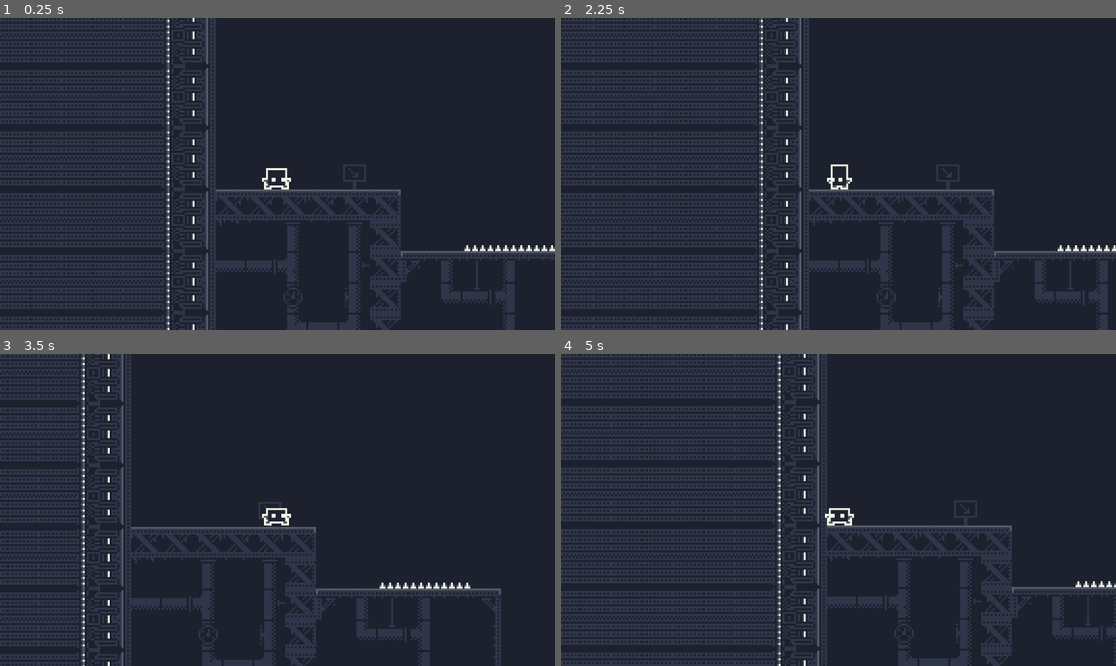
Above: before the commit, frames 1-4 (two rows, left to right).
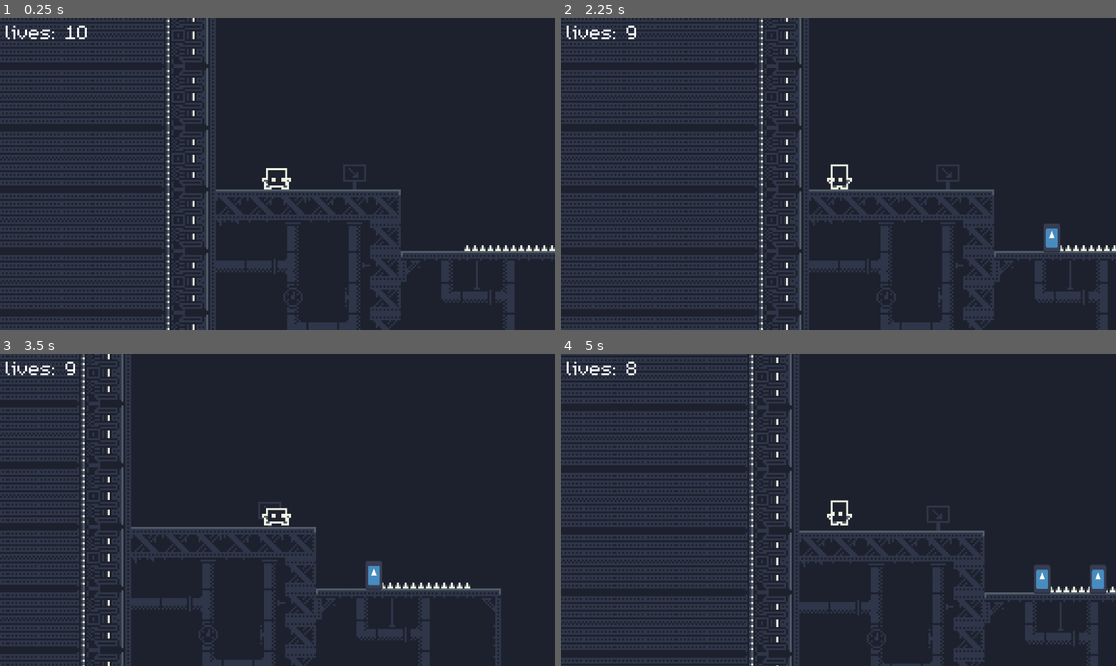
Above: after the commit, the same moments.

Repository: ArcaEge/daydream-game
Game: Godot game, scene res://level1.tscn
Two runs of this game, one before a commit and one after it. Both use one fixed random seed, a clock stepped at 60 frames per second and the inputs below. The engine's default icon, where the game draws it, is replaced by a stand-in: a white triangle on a blue panel in a dark square.
Inputs:
- Up to frame 1 (0.25 s): no input
- Up to frame 2 (2.25 s): hold D (Right) 0.53-2.03 s; tap Space (Jump) at 0.77, 1.52 s; hold A (Left) from 2.03 s (still down)
- Up to frame 3 (3.5 s): release A (Left) at 2.78 s; hold D (Right) from 2.78 s (still down); tap Space (Jump) at 3.02 s
- Up to frame 4 (5 s): tap Space (Jump) at 3.77, 4.52 s; release D (Right) at 4.28 s; hold A (Left) from 4.28 s (still down)

The runs differ from the first frame. In frame 1, 0.2% of the frame differs, in the area x 1-16%, y 2-7%; in frame 2, 0.4%; in frame 3, 0.5%; in frame 4, 28%, in the area x 0-100%, y 0-100%.

Commit message:
Added ghost yay

Diff:
--- /dev/null
+++ b/ghost.tscn
@@ -0,0 +1,21 @@
+[gd_scene load_steps=3 format=3 uid="uid://ue4jnyybci38"]
+
+[ext_resource type="Texture2D" uid="uid://dvbynkwn01i8w" path="res://icon.svg" id="1_v5pp4"]
+
+[sub_resource type="RectangleShape2D" id="RectangleShape2D_0tr3y"]
+size = Vector2(11, 13)
+
+[node name="Ghost" type="Node2D"]
+
+[node name="CharacterBody2D" type="CharacterBody2D" parent="."]
+
+[node name="Sprite2D" type="Sprite2D" parent="CharacterBody2D"]
+
+[node name="CollisionShape2D" type="CollisionShape2D" parent="CharacterBody2D"]
+position = Vector2(-0.5, 1.5)
+shape = SubResource("RectangleShape2D_0tr3y")
+
+[node name="Icon" type="Sprite2D" parent="."]
+position = Vector2(-1, 1)
+scale = Vector2(0.0703125, 0.12109375)
+texture = ExtResource("1_v5pp4")
--- a/level1.tscn
+++ b/level1.tscn
@@ -1,8 +1,9 @@
-[gd_scene load_steps=30 format=4 uid="uid://dqjkxpj75twx0"]
+[gd_scene load_steps=32 format=4 uid="uid://dqjkxpj75twx0"]
 
 [ext_resource type="Script" uid="uid://c0brkyiv3qdsl" path="res://player.gd" id="1_dopym"]
 [ext_resource type="Texture2D" uid="uid://bscy4fx3yvkpm" path="res://tileset.png" id="1_jwv3a"]
 [ext_resource type="Script" uid="uid://ui6ud5k644qf" path="res://level_1.gd" id="1_ootpb"]
+[ext_resource type="FontFile" uid="uid://d105wajr2n4vm" path="res://m5x7.ttf" id="4_v38iq"]
 
 [sub_resource type="TileSetAtlasSource" id="TileSetAtlasSource_mx85b"]
 texture = ExtResource("1_jwv3a")
@@ -484,6 +485,9 @@
 [sub_resource type="RectangleShape2D" id="RectangleShape2D_ootpb"]
 size = Vector2(47, 3)
 
+[sub_resource type="LabelSettings" id="LabelSettings_ootpb"]
+font = ExtResource("4_v38iq")
+
 [sub_resource type="AtlasTexture" id="AtlasTexture_1idop"]
 atlas = ExtResource("1_jwv3a")
 region = Rect2(48, 288, 16, 16)
@@ -666,9 +670,17 @@
 [node name="Player" type="CharacterBody2D" parent="."]
 script = ExtResource("1_dopym")
 
+[node name="Lives" type="Label" parent="Player"]
+offset_left = -141.0
+offset_top = -81.0
+offset_right = -97.0
+offset_bottom = -58.0
+text = "lives: "
+label_settings = SubResource("LabelSettings_ootpb")
+
 [node name="AnimatedSprite2D" type="AnimatedSprite2D" parent="Player"]
 sprite_frames = SubResource("SpriteFrames_5j5gb")
-frame_progress = 0.6075659
+frame_progress = 0.49721605
 
 [node name="CollisionShape2D" type="CollisionShape2D" parent="Player"]
 position = Vector2(-0.5, 1.5)
--- a/level_1.gd
+++ b/level_1.gd
@@ -5,7 +5,7 @@
 
 # Called when the node enters the scene tree for the first time.
 func _ready() -> void:
-	pass # Replace with function body.
+	$Player/Lives.text = "lives: " + str(lives)
 
 
 # Called every frame. 'delta' is the elapsed time since the previous frame.
@@ -14,9 +14,10 @@
 
 
 func _on_player_death() -> void:
+	lives -= 1
 	if lives > 0:
-		lives -= 1
 		print("IMAGINE, SKILL ISSUE")
 	else:
 		lives = 10
 		print("UR COOKED")
+	$Player/Lives.text = "lives: " + str(lives)
--- a/player.gd
+++ b/player.gd
@@ -45,6 +45,13 @@
 func _on_animated_sprite_2d_animation_looped() -> void:
 	if $AnimatedSprite2D.animation == "death":
 		$AnimatedSprite2D.play("default")
+		$AnimatedSprite2D.flip_h = false
+
+		var ghost_scene = preload("res://ghost.tscn")
+		var ghost = ghost_scene.instantiate()
+		ghost.position.x = position.x
+		ghost.position.y = position.y
+		add_sibling(ghost)
+
+		position.x = 0
 		position.y = 0
-		position.x = 0
-		$AnimatedSprite2D.flip_h = false
Binary file added: m5x7.ttf
Not shown, added: m5x7.ttf.import
